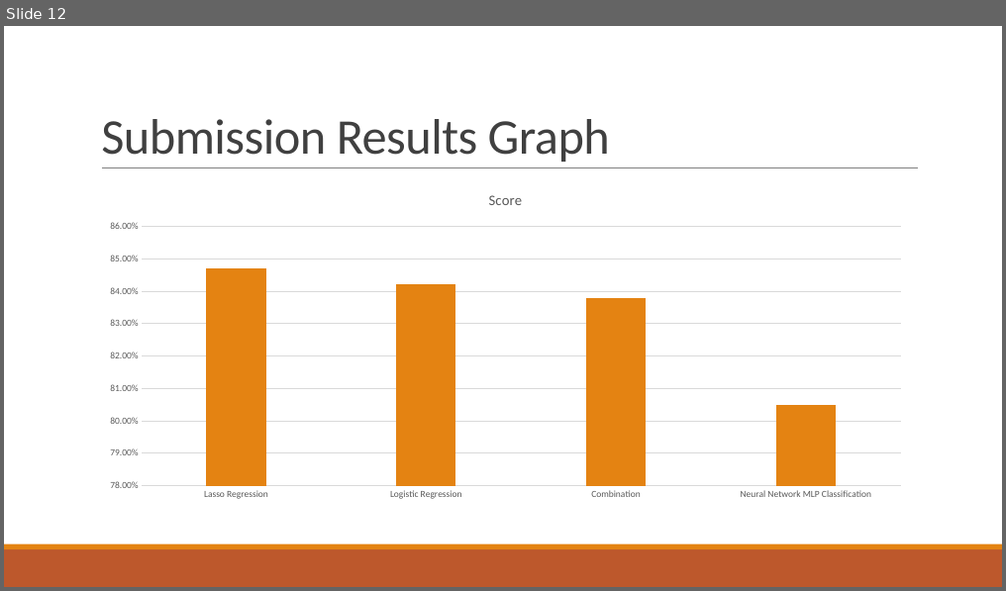
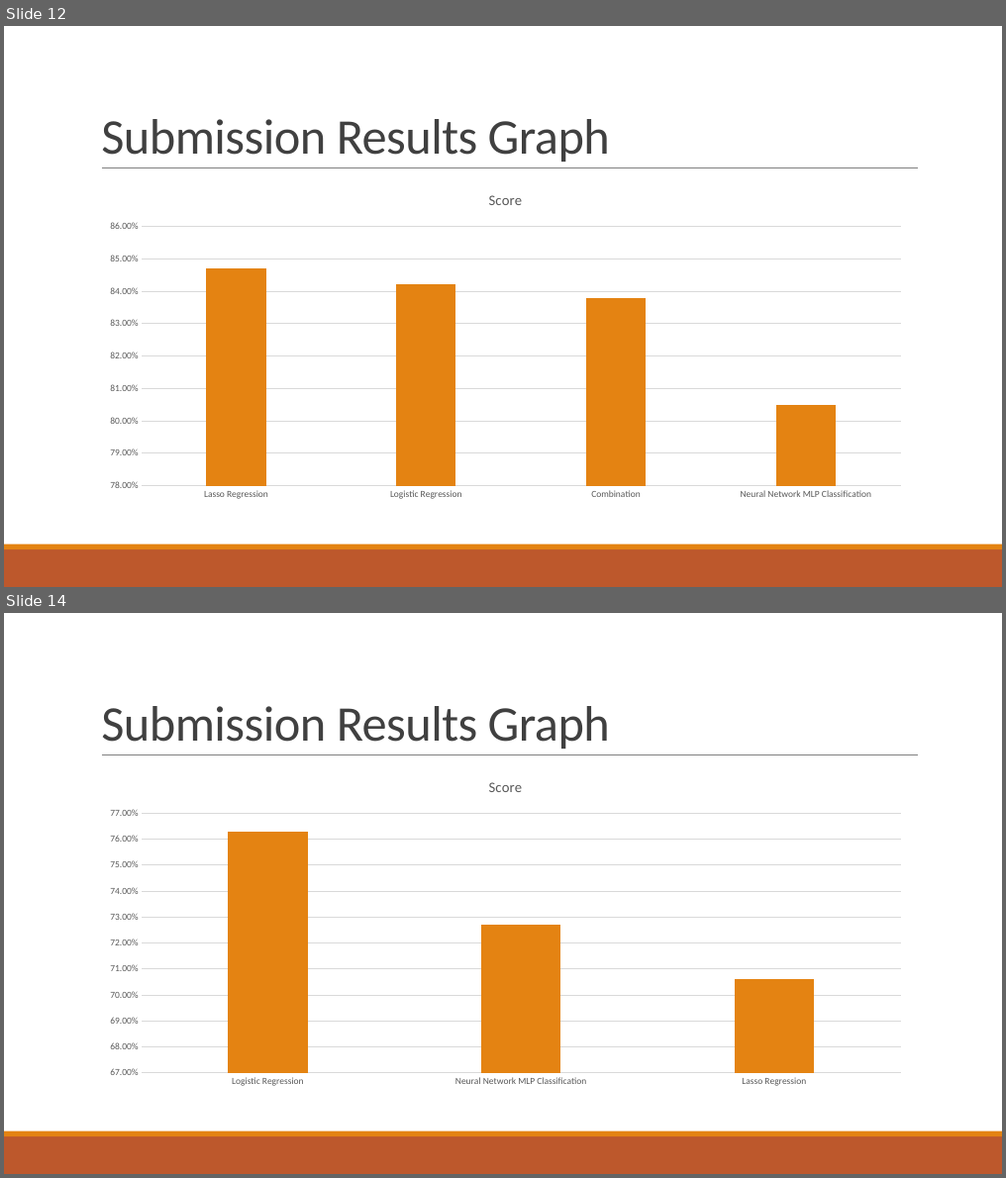
Before and after one commit to suong4554/Machine-Learning-Poly-U, a slide deck: Presentation.pptx. Shown one above the other, each under a label of ours: slide 12 before the commit, slides 12 and 14 after it; the slides between them are not shown. The pictures are 1006x591 and 1006x1178 pixels, drawn with LibreOffice and Linux fonts; fonts in the diff are those of the drawing. Boxes give left, top, right and bottom in pixels: in the first picture for what was removed or moved away, otherwise in the second. Text is boxed around its words. In the diff, an @@ line names an element or a change of style, - is before the commit and + after.

```diff
--- a/Presentation.pptx
+++ b/Presentation.pptx
@@ slide 14 added at (x1=4, y1=613, x2=1002, y2=1174), background #FFFFFF; not listed: 3 template elements that a slide beside it also shows @@
@@ title added at (x1=101, y1=706, x2=610, y2=749), 48 pt, text #404040 @@
+Submission Results Graph
@@ column chart added at (x1=94, y1=764, x2=918, y2=1093) @@
+title "Score"
+categories: Logistic Regression, Neural Network MLP Classification, Lasso Regression
+Score: 0.76, 0.73, 0.71
```
Also in this commit, not shown: 1 slide changed, 3 other slides added, 4 other files.
